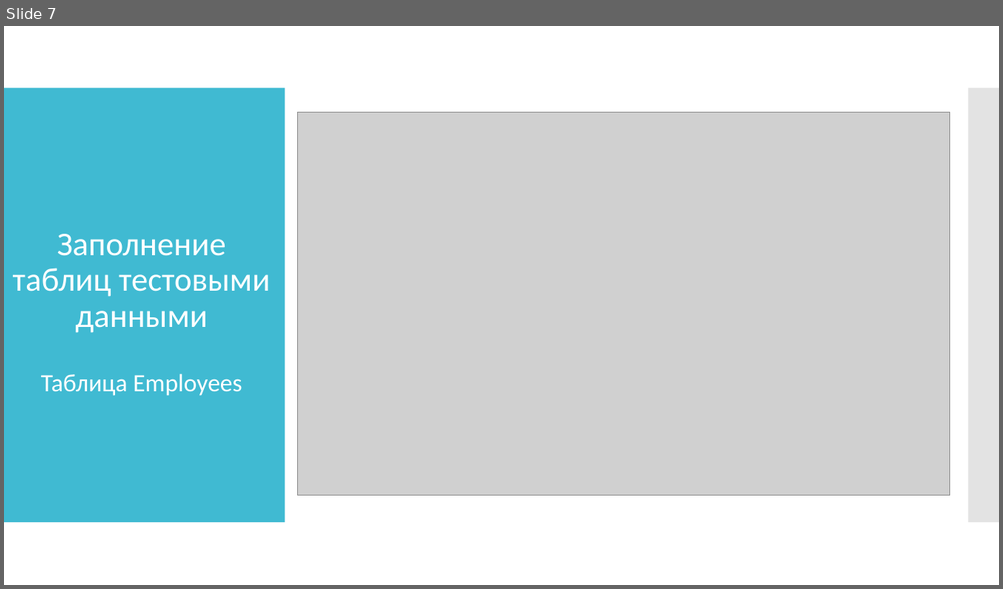
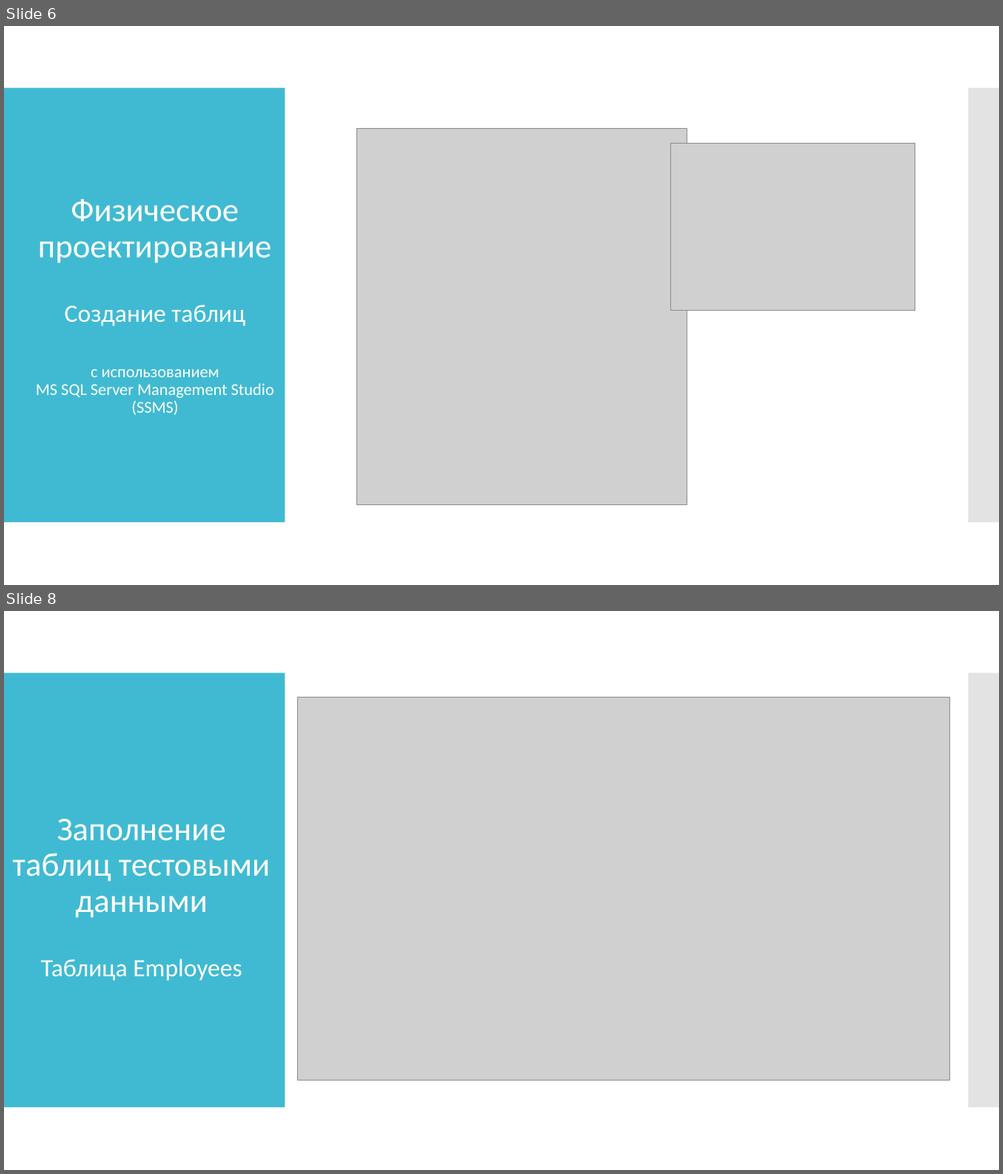
Before and after one commit to TMS-BI21-onl/Evgeniy.Pivovarchik, a slide deck: Project/Business Intelligence. Дипломный проект.pptx. Shown one above the other, each under a label of ours: slide 7 before the commit, slides 6 and 8 after it; the slides between them are not shown. The pictures are 1003x589 and 1003x1174 pixels, drawn with LibreOffice and Linux fonts; fonts in the diff are those of the drawing; grey boxes stand for pictures. Boxes give left, top, right and bottom in pixels: in the first picture for what was removed or moved away, otherwise in the second. Text is boxed around its words. In the diff, an @@ line names an element or a change of style, - is before the commit and + after.

```diff
--- a/Project/Business Intelligence. Дипломный проект.pptx
+++ b/Project/Business Intelligence. Дипломный проект.pptx
@@ slide 6 added at <box>4,26,999,585</box>, background #FFFFFF; not listed: 2 template elements that a slide beside it also shows @@
@@ picture added at <box>356,129,686,505</box> @@
@@ picture added at <box>670,143,914,310</box> @@
@@ title added at <box>36,199,274,415</box>, 16 pt, text #FFFFFF @@
+Физическое проектирование
+Создание таблиц
+с использованием
+MS SQL Server Management Studio (SSMS)
@@ what was slide 7 is now slide 8 @@
```
Also in this commit, not shown: 1 other slide added, 2 slides removed.
